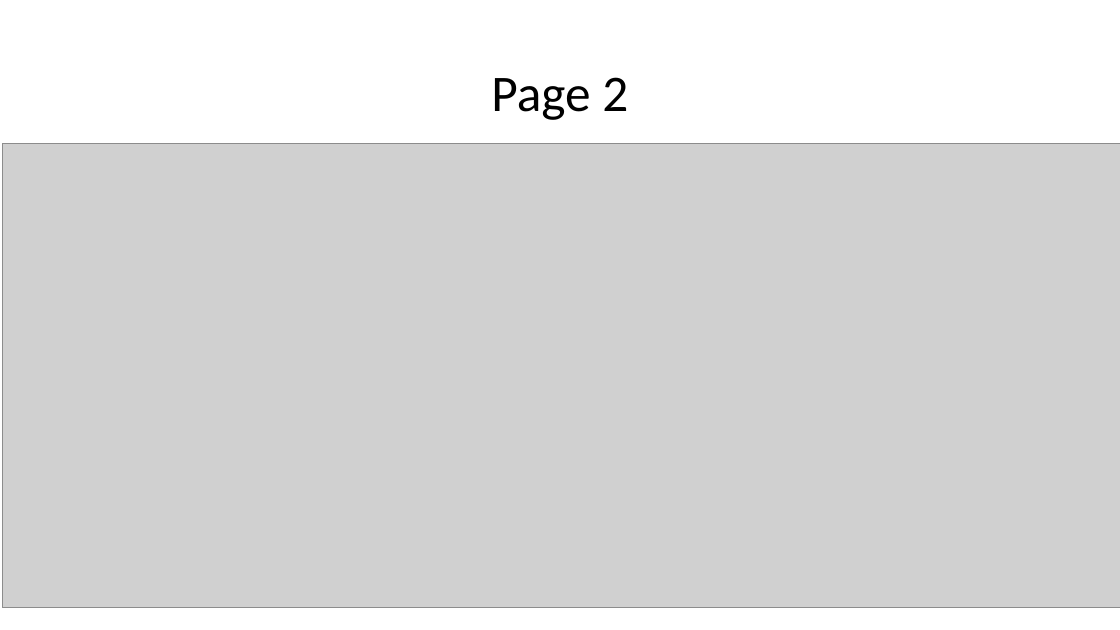
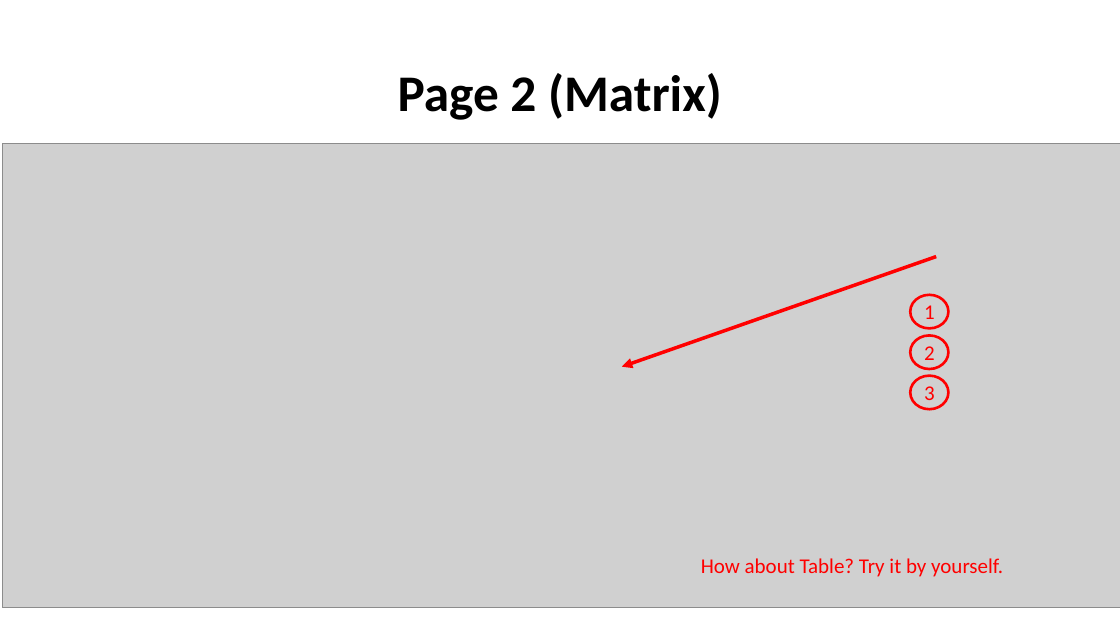
Before and after one commit to kimteespk/DADS5001-Data-Analytics-and-Data-Science-Tools-and-Programming, a slide deck: slide 14 of 12-PowerBI/DSTools-Power-BI.pptx. Drawn at 1120x630 pixels with LibreOffice and Linux fonts; fonts in the diff are those of the drawing; grey boxes stand for pictures. Boxes give left, top, right and bottom in pixels: in the first picture for what was removed or moved away, otherwise in the second. Text is boxed around its words. In the diff, an @@ line names an element or a change of style, - is before the commit and + after.

```diff
--- a/12-PowerBI/DSTools-Power-BI.pptx
+++ b/12-PowerBI/DSTools-Power-BI.pptx
@@ title at box(398, 73, 722, 120): text changed; bold on @@
-Page 2
+Page 2 (Matrix)
@@ arrow added from (937, 256) to (622, 367), #FF0000 3 pt @@
@@ ellipse added at box(911, 295, 949, 329), outline #FF0000 2.25 pt, 18 pt, text #FF0000 @@
+1
@@ ellipse added at box(911, 335, 949, 369), outline #FF0000 2.25 pt, 18 pt, text #FF0000 @@
+2
@@ ellipse added at box(911, 376, 949, 409), outline #FF0000 2.25 pt, 18 pt, text #FF0000 @@
+3
@@ text added at box(701, 558, 1003, 577), 18 pt, text #FF0000 @@
+How about Table? Try it by yourself.
```
Also in this commit, not shown: 6 other slides changed, 1 slide added, 1 slide removed, 1 other file.
